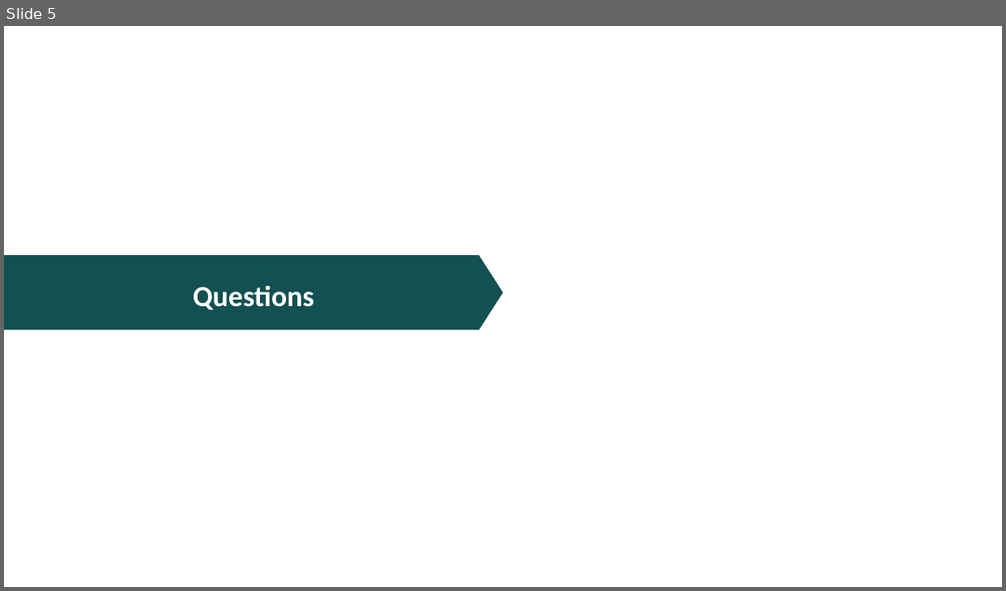
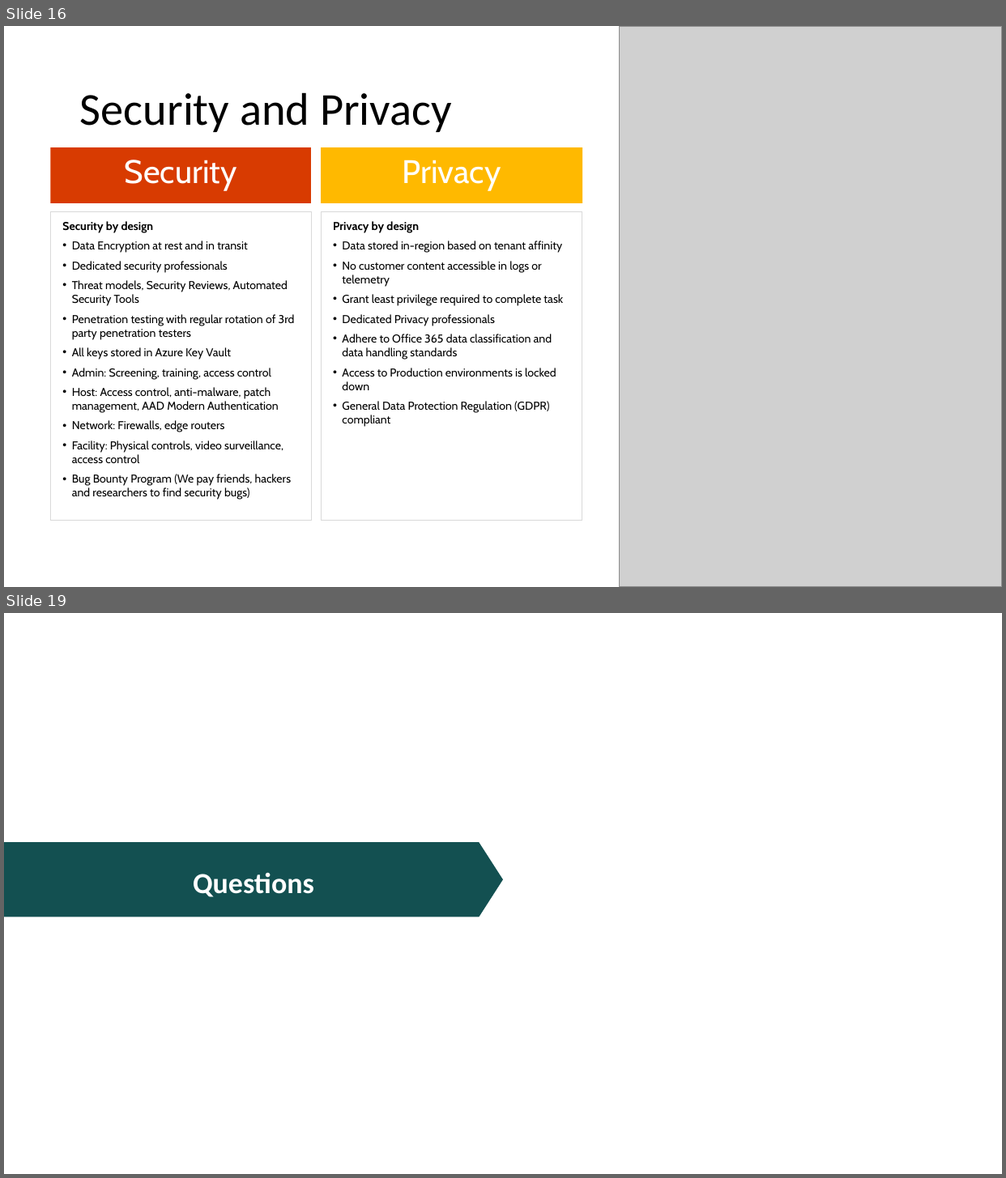
Before and after one commit to JPOWER4/MicrosoftTeams, a slide deck: MicrosoftTeams-Admin.pptx. Shown one above the other, each under a label of ours: slide 5 before the commit, slides 16 and 19 after it; the slides between them are not shown. The pictures are 1006x591 and 1006x1178 pixels, drawn with LibreOffice and Linux fonts; fonts in the diff are those of the drawing; grey boxes stand for pictures. Boxes give left, top, right and bottom in pixels: in the first picture for what was removed or moved away, otherwise in the second. Text is boxed around its words. In the diff, an @@ line names an element or a change of style, - is before the commit and + after.

```diff
--- a/MicrosoftTeams-Admin.pptx
+++ b/MicrosoftTeams-Admin.pptx
@@ slide 16 added at (x1=4, y1=26, x2=1002, y2=587), background #FFFFFF @@
@@ picture added at (x1=619, y1=26, x2=1002, y2=587) @@
@@ title added at (x1=80, y1=92, x2=452, y2=132), 44 pt, text #000000 @@
+Security and Privacy
@@ group added at (x1=50, y1=148, x2=582, y2=521): 4 rectangles @@
+Privacy
+Security
+Security by design
+• Data Encryption at rest and in transit
+• Dedicated security professionals
+• Threat models, Security Reviews, Automated Security Tools
+• Penetration testing with regular rotation of 3rd party penetration testers
+• All keys stored in Azure Key Vault
+• Admin: Screening, training, access control
+• Host: Access control, anti-malware, patch management, AAD Modern Authentication
+• Network: Firewalls, edge routers
+• Facility: Physical controls, video surveillance, access control
+• Bug Bounty Program (We pay friends, hackers and researchers to find security bugs)
+Privacy by design
+• Data stored in-region based on tenant affinity
+• No customer content accessible in logs or telemetry
+• Grant least privilege required to complete task
+• Dedicated Privacy professionals
+• Adhere to Office 365 data classification and data handling standards
+• Access to Production environments is locked down
+• General Data Protection Regulation (GDPR) compliant
@@ what was slide 5 is now slide 19 @@
```
Also in this commit, not shown: 13 other slides added, 16 other files.
